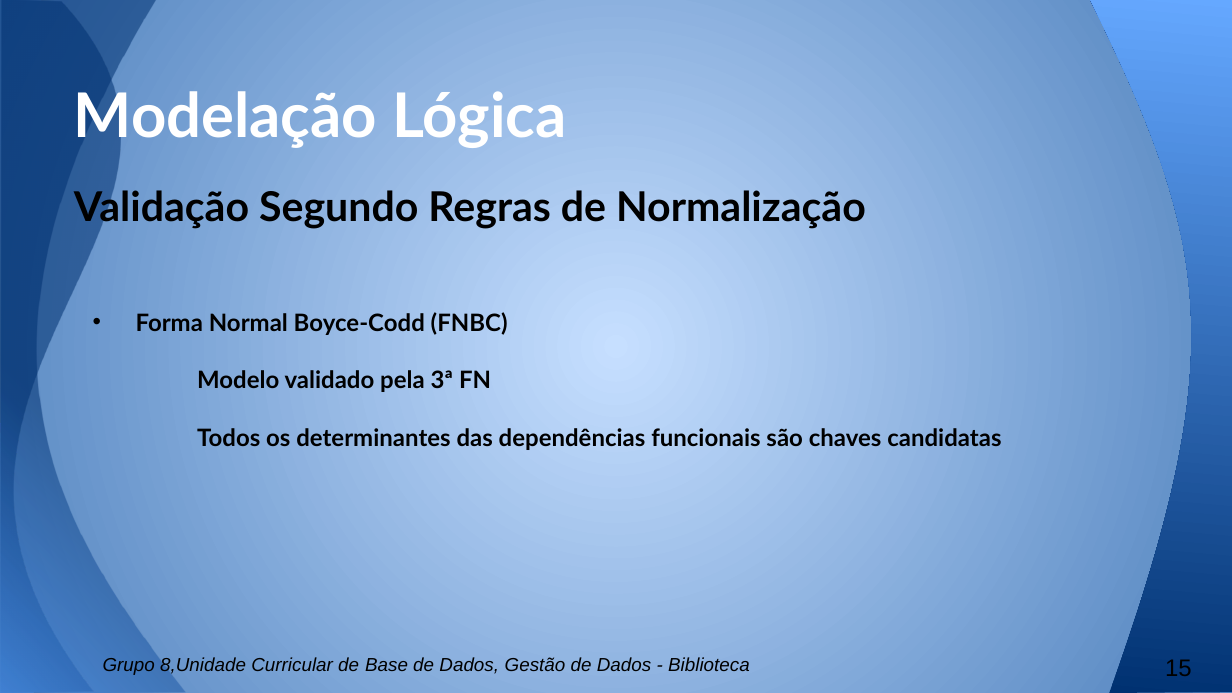
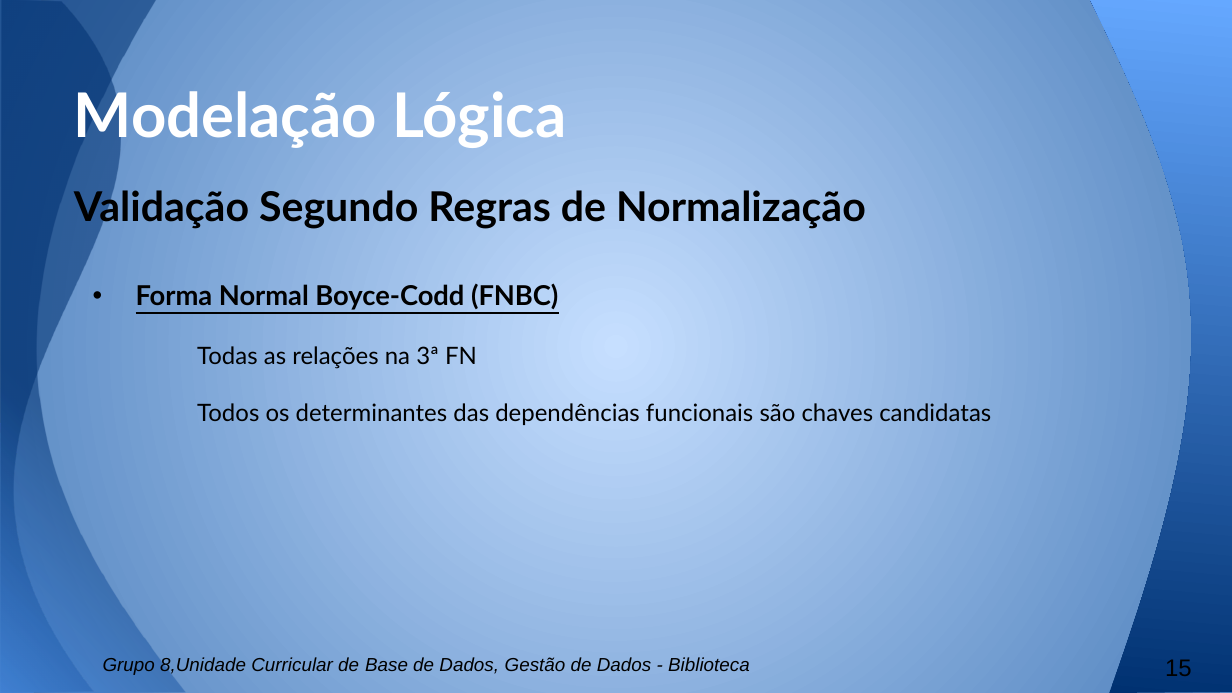
Before and after one commit to b-p3r/BD-1516, a slide deck: slide 15 of Apresentacao/Apresentacao.pptx. Drawn at 1232x693 pixels with LibreOffice and Linux fonts; fonts in the diff are those of the drawing. Boxes give left, top, right and bottom in pixels: in the first picture for what was removed or moved away, otherwise in the second. Text is boxed around its words. In the diff, an @@ line names an element or a change of style, - is before the commit and + after.

```diff
--- a/Apresentacao/Apresentacao.pptx
+++ b/Apresentacao/Apresentacao.pptx
@@ text at [136,283,991,425]: size 14 to 16 pt, underline on in "Forma Normal Boyce-Codd (FNBC)"; bold off in "Todos os determinantes das dependências funcionais são ..." @@
@@ text at [197,346,477,369]: text changed; bold off @@
-Modelo validado pela 3ª FN
+Todas as relações na 3ª FN
```
Also in this commit, not shown: 9 other slides changed.
